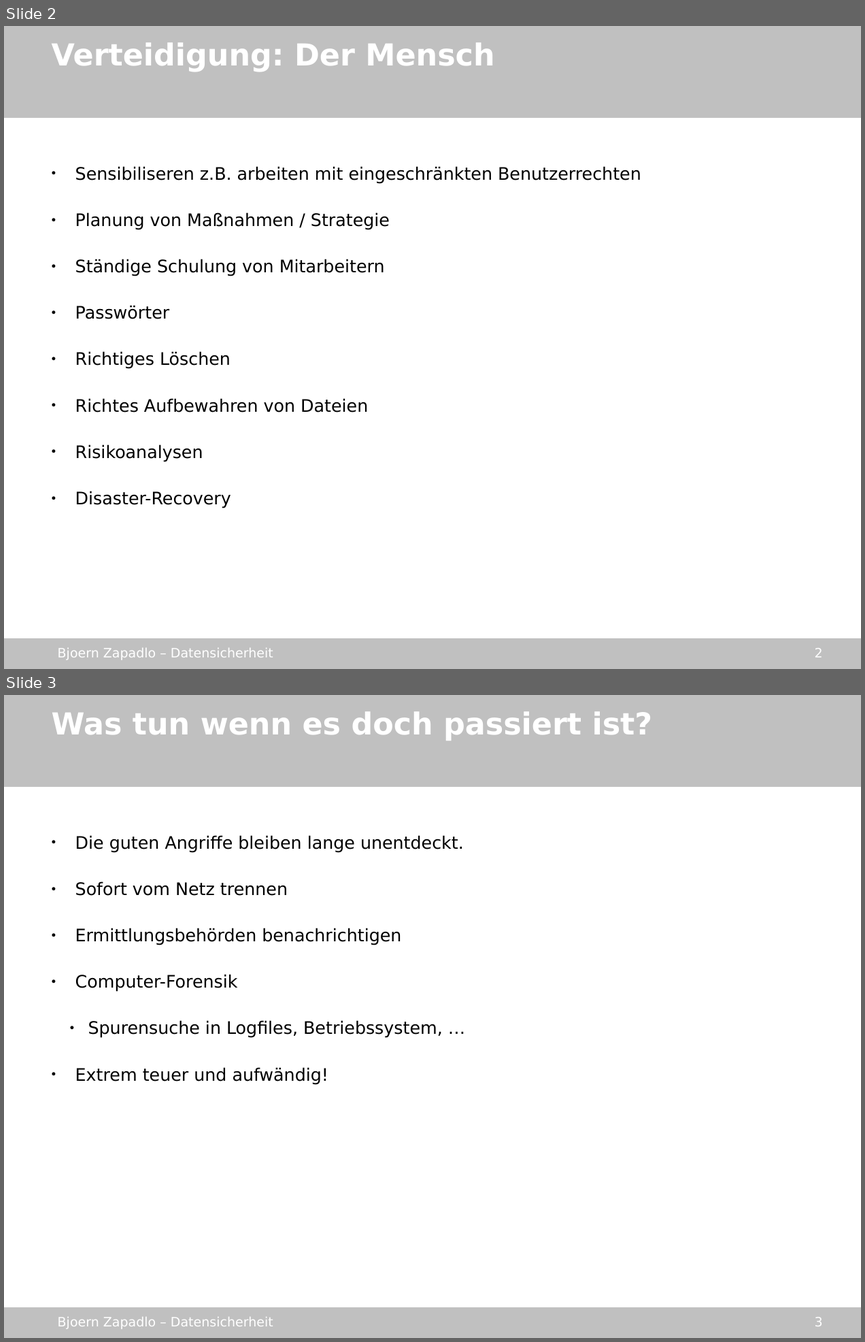
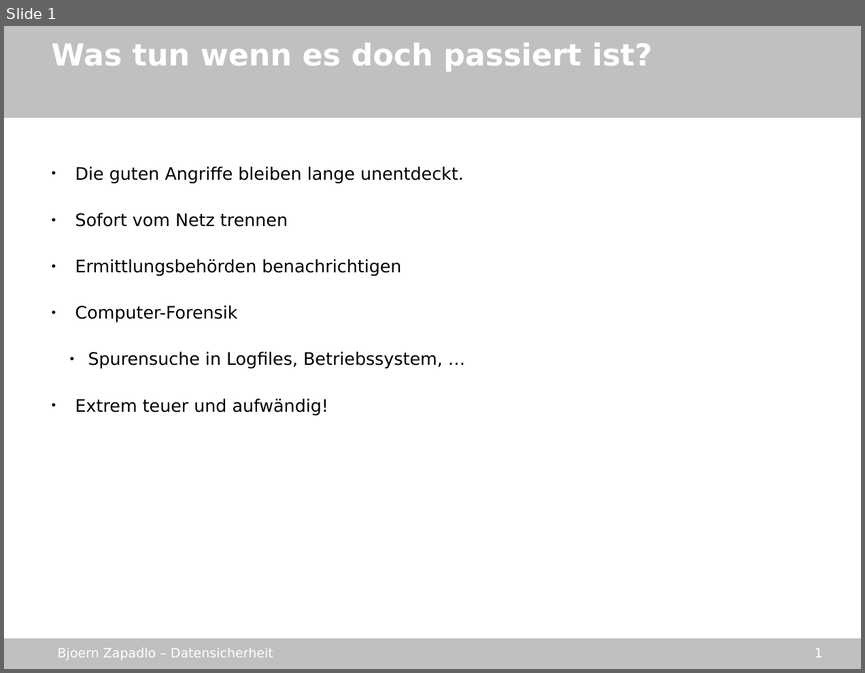
Before and after one commit to gmb2012/sae-datasecurity, a slide deck: stuff/datensicherheit_sae.odp. Shown one above the other, each under a label of ours: slides 2 and 3 before the commit, slide 1 after it. The pictures are 865x1342 and 865x673 pixels, drawn with LibreOffice and Linux fonts; fonts in the diff are those of the drawing; background and template pictures are left out. Boxes give left, top, right and bottom in pixels: in the first picture for what was removed or moved away, otherwise in the second. Text is boxed around its words. In the diff, an @@ line names an element or a change of style, - is before the commit and + after.

```diff
--- a/stuff/datensicherheit_sae.odp
+++ b/stuff/datensicherheit_sae.odp
@@ slide 2 removed at (4, 26, 861, 669), background picture (left out); not listed: 4 template elements that a slide beside it also shows @@
@@ text removed at (52, 42, 494, 72) @@
-Verteidigung: Der Mensch
@@ text removed at (75, 166, 641, 508) @@
-● Sensibiliseren z.B. arbeiten mit eingeschränkten Benutzerrechten
-● Planung von Maßnahmen / Strategie
-● Ständige Schulung von Mitarbeitern
-● Passwörter
-● Richtiges Löschen
-● Richtes Aufbewahren von Dateien
-● Risikoanalysen
-● Disaster-Recovery
@@ what was slide 3 is now slide 1 @@
@@ page number at (815, 648, 823, 657): text changed @@
-3
+1
```
Also in this commit, not shown: 4 other slides removed, 1 other file.
